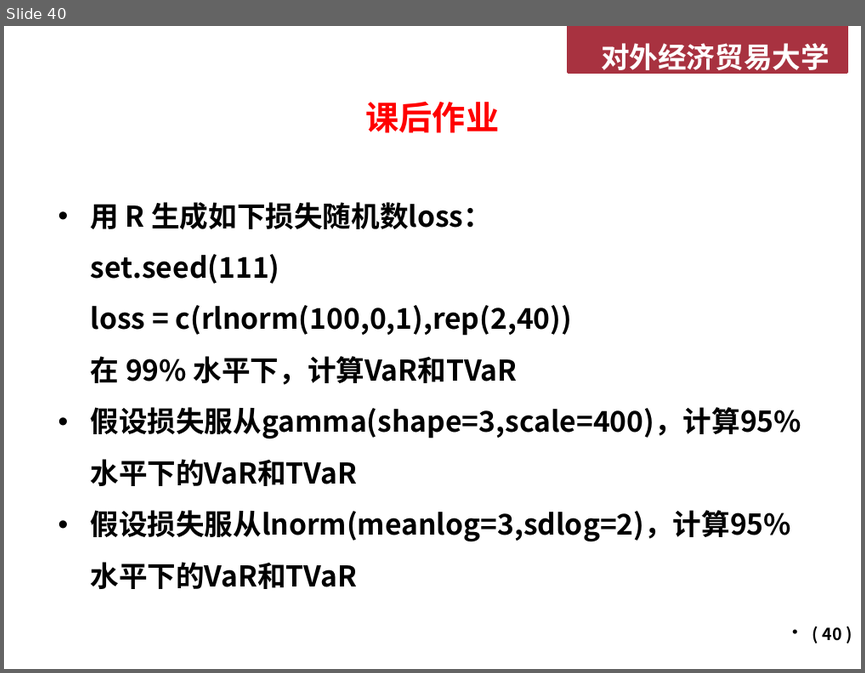
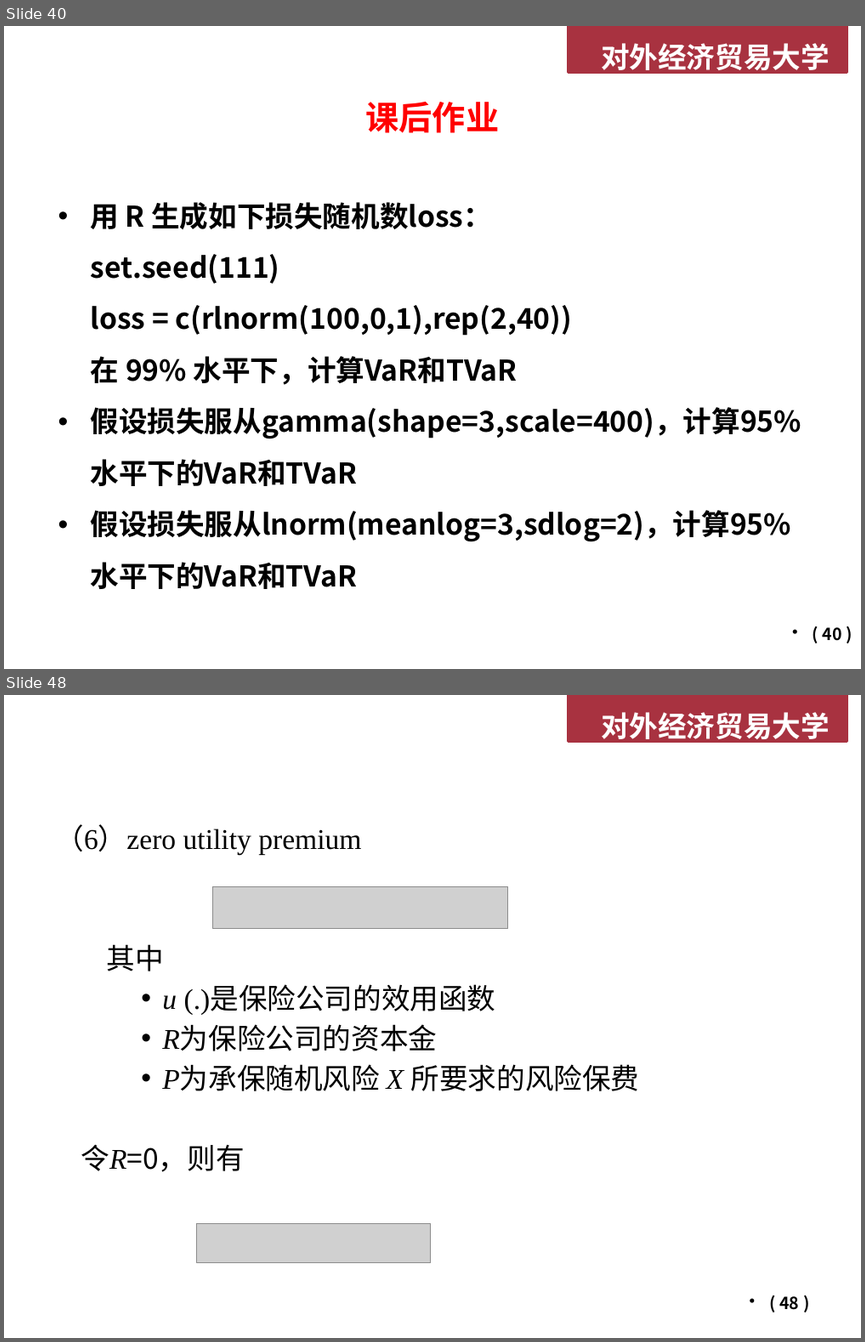
Before and after one commit to Francisor/Non-life-Insurance-Actuarial-Science, a slide deck: Lectures/Week 1 - 风险度量基础.pptx. Shown one above the other, each under a label of ours: slide 40 before the commit, slides 40 and 48 after it; the slides between them are not shown. The pictures are 865x673 and 865x1342 pixels, drawn with LibreOffice and Linux fonts; fonts in the diff are those of the drawing; grey boxes stand for pictures; background and template pictures are left out. Boxes give left, top, right and bottom in pixels: in the first picture for what was removed or moved away, otherwise in the second. Text is boxed around its words. In the diff, an @@ line names an element or a change of style, - is before the commit and + after.

```diff
--- a/Lectures/Week 1 - 风险度量基础.pptx
+++ b/Lectures/Week 1 - 风险度量基础.pptx
@@ slide 48 added at bbox=[4, 695, 861, 1338], background #FFFFFF; not listed: 2 template elements that a slide beside it also shows @@
@@ text added at bbox=[55, 824, 640, 1172], 24 pt, text #000000 @@
+（6）zero utility premium
+其中
+    • u (.)是保险公司的效用函数
+    • R为保险公司的资本金
+    • P为承保随机风险 X 所要求的风险保费
+令R=0，则有
@@ picture added at bbox=[212, 886, 508, 928] @@
@@ picture added at bbox=[197, 1224, 431, 1263] @@
@@ page number added at bbox=[779, 1296, 799, 1310], 14 pt, text #000000 @@
+( 48 )
```
Also in this commit, not shown: 11 other slides added, 3 other files.
